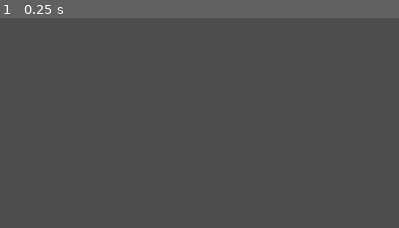
Above: before the commit, frame 1.
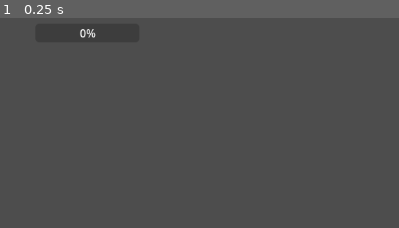
Above: after the commit, the same moment.

Repository: nguyenlea1/Lea-Nguyen-Labs
Game: Godot game, scene res://lab 2.tscn
Same seed, same stepped clock (60 frames per second), same inputs: the game is played once before the commit and once after it.
Inputs:
- Up to frame 1 (0.25 s): no input
The pictures show only the part of the screen within x 0-50%, y 0-50%; the shares and areas given below are measured in that part.

The runs differ from the first frame. In frame 1, 0.1% of the frame differs, in the area x 20-25%, y 5-10%.

Commit message:
resubmitting lab2

Diff:
--- a/lab-2/ball.gd
+++ b/lab-2/ball.gd
@@ -1,6 +1,11 @@
 extends Sprite2D
 
 @export var speed = 1
+@export var progress_bar: ProgressBar
+@export var name_of_variable = 2
+var thing_to_test = false
+var health = 5
+# Declare health variable
 # Called when the node enters the scene tree for the first time.
 func _ready() :
 	pass# Replace with function body.
@@ -13,12 +18,13 @@
 		position.x = position.x + speed
 	if Input.is_action_pressed("ui_left"):
 		position.x -= speed
-
 	if Input.is_action_pressed("ui_up"):
 		position.y -= speed
 	if Input.is_action_pressed("ui_down"):
 		position.y += speed
 
-@export var name_of_variable = 2
-var thing_to_test = false
-var health = 5
+	if health <= 2:  # Check if health is low
+		print("Warning: Health is low!")
+# You can add any other action here, like updating a UI element or triggering an event
+	else:
+		print("Health is sufficient.")
--- a/lab-2/lab 2.tscn
+++ b/lab-2/lab 2.tscn
@@ -24,3 +24,9 @@
 scale = Vector2(0.2275, 0.2275)
 texture = ExtResource("3_ce4s1")
 script = ExtResource("4_b7hdq")
+
+[node name="ProgressBar" type="ProgressBar" parent="."]
+offset_left = 51.0
+offset_top = 50.0
+offset_right = 201.0
+offset_bottom = 77.0
Not shown, changed: .DS_Store
